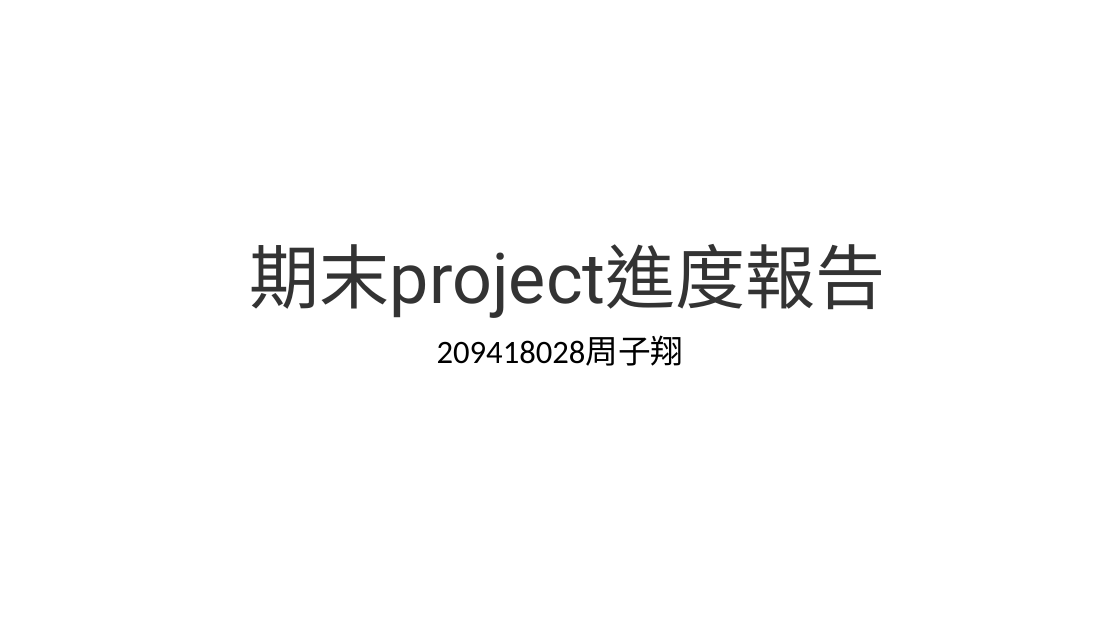
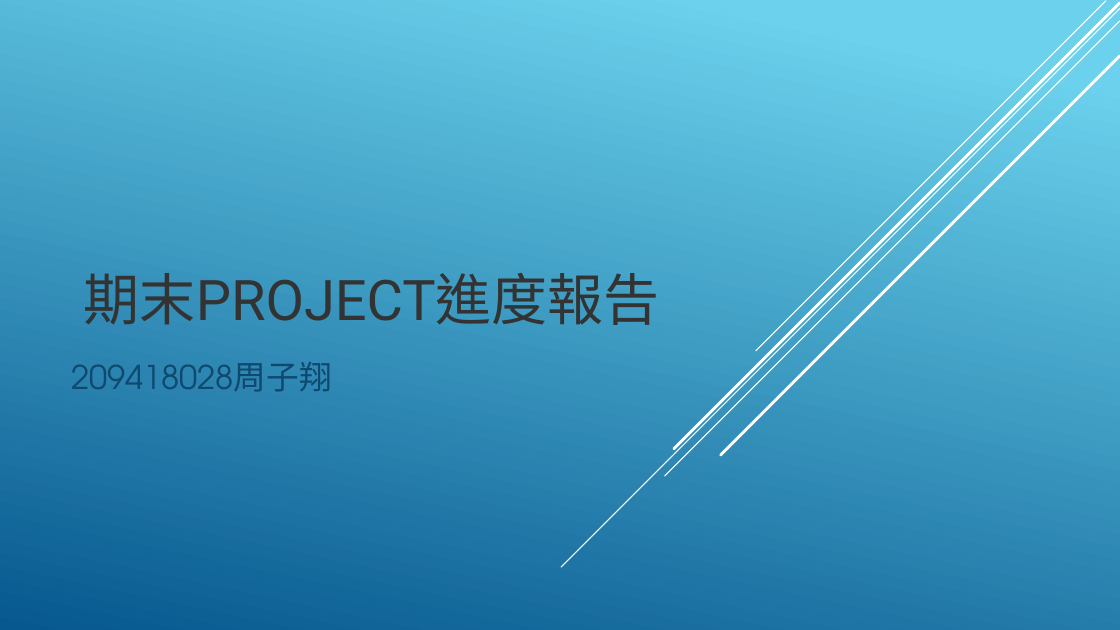
Before and after one commit to tku418028/Project2, a slide deck: slide 1 of 209418028周子翔.pptx. Drawn at 1120x630 pixels with LibreOffice and Linux fonts; fonts in the diff are those of the drawing. Boxes give left, top, right and bottom in pixels: in the first picture for what was removed or moved away, otherwise in the second. Text is boxed around its words. In the diff, an @@ line names an element or a change of style, - is before the commit and + after.

```diff
--- a/209418028周子翔.pptx
+++ b/209418028周子翔.pptx
@@ background #FFFFFF to gradient #6ED2EB to #06588E @@
@@ line added from (1120, 8) to (561, 567), #FFFFFF 1 pt @@
@@ line added from (1120, 21) to (665, 476), #FFFFFF 1 pt @@
@@ line added from (1120, 3) to (674, 449), #FFFFFF 2.5 pt @@
@@ line added from (1106, 1) to (756, 351), #FFFFFF 1 pt @@
@@ line added from (1120, 56) to (721, 455), #FFFFFF 2.5 pt @@
@@ title at bbox=[84, 273, 660, 325]: text changed; size 60 to 48 pt @@
-期末project進度報告
+期末PROJECT進度報告
@@ subtitle "209418028周子翔": place and size @@
-subtitle "209418028周子翔" at bbox=[437, 336, 684, 366]
+subtitle "209418028周子翔" at bbox=[71, 362, 332, 391]
@@ subtitle "209418028周子翔" at bbox=[71, 362, 332, 391]: font Calibri to TeX Gyre Adventor, text colour #000000 to #0F496F; alignment centre to left; line spacing 0.9 to 1; more space between paragraphs @@
```
Also in this commit, not shown: 4 slides added, 3 slides removed, 3 other files.
